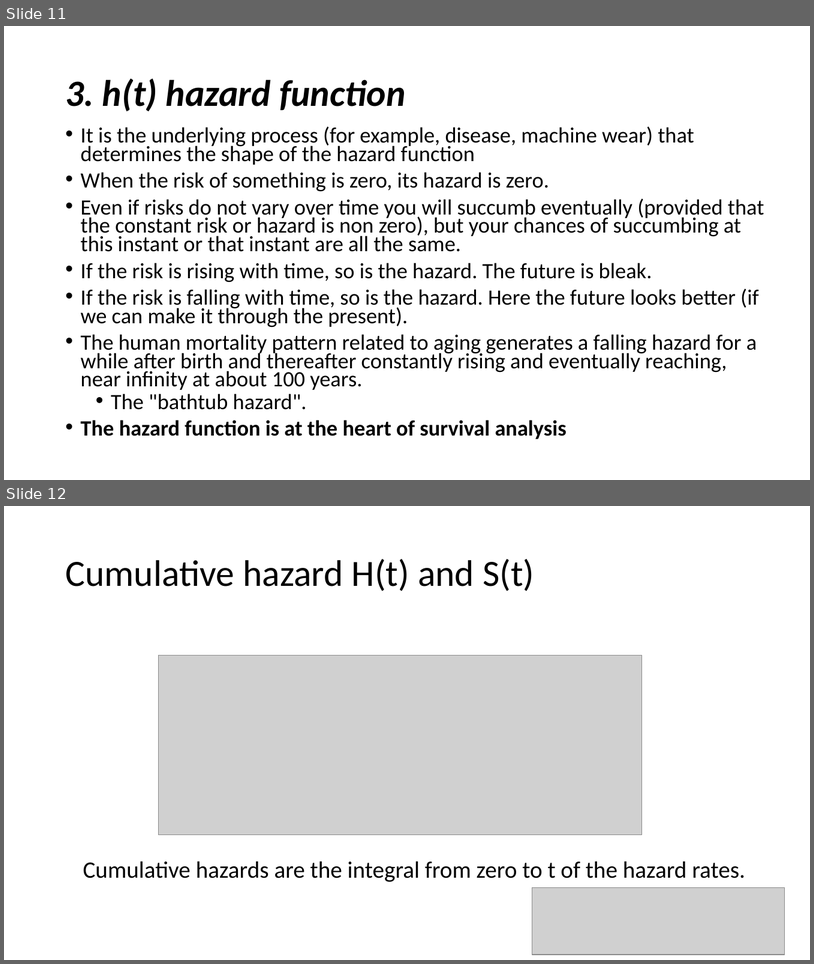
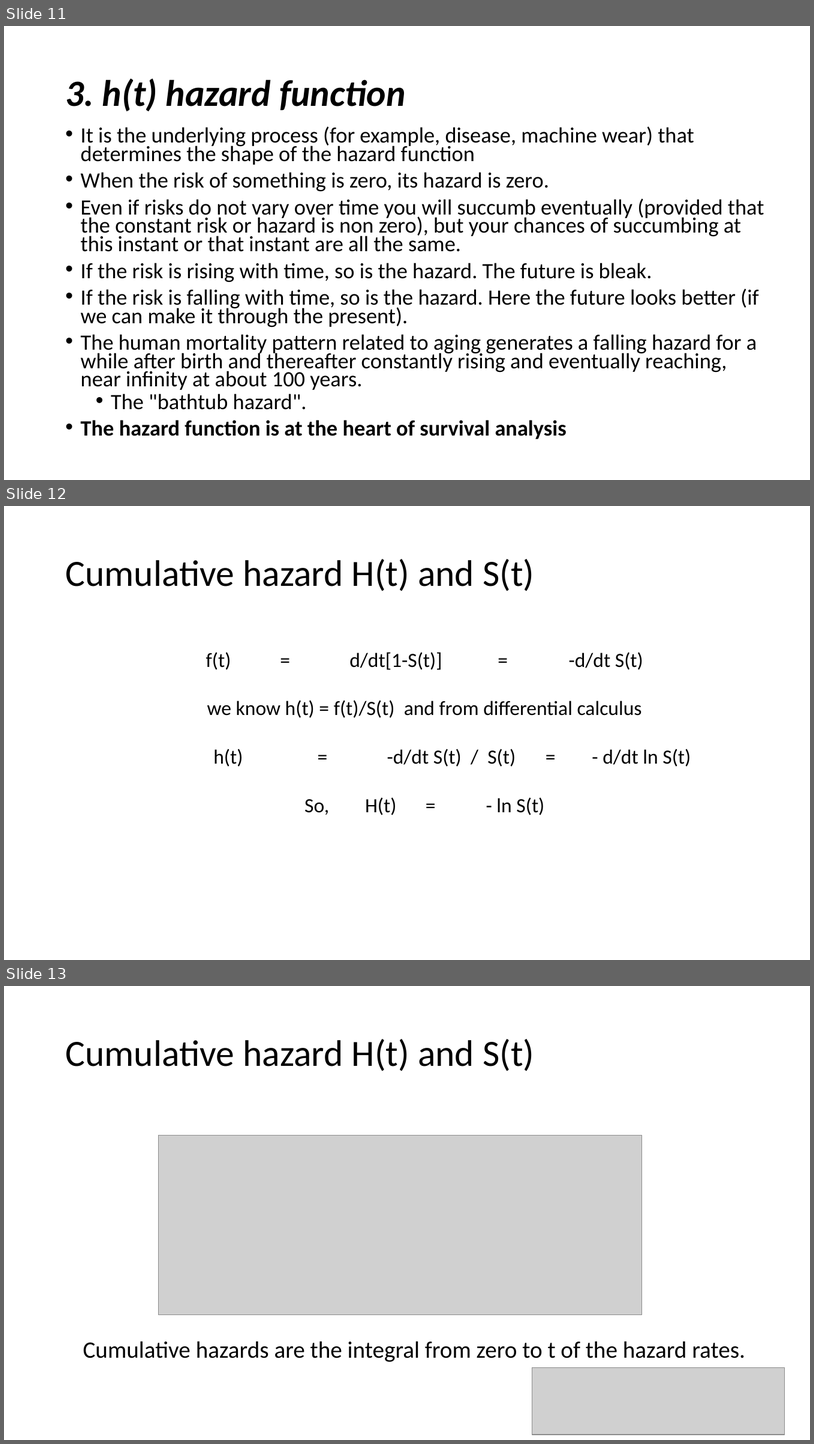
Before and after one commit to eamonn2014/survival-presentation, a slide deck: Survival Presentation April 2021.odp. Shown one above the other, each under a label of ours: slides 11 and 12 before the commit, slides 11, 12 and 13 after it. The pictures are 814x964 and 814x1444 pixels, drawn with LibreOffice and Linux fonts; fonts in the diff are those of the drawing; grey boxes stand for pictures. Boxes give left, top, right and bottom in pixels: in the first picture for what was removed or moved away, otherwise in the second. Text is boxed around its words. In the diff, an @@ line names an element or a change of style, - is before the commit and + after.

```diff
--- a/Survival Presentation April 2021.odp
+++ b/Survival Presentation April 2021.odp
@@ slide 12 added at [4,506,810,960], background #FFFFFF @@
@@ title added at [65,559,534,591], 44 pt, text #000000 @@
+Cumulative hazard H(t) and S(t)
@@ text added at [206,652,691,815], 24 pt, text #000000 @@
+f(t) = d/dt[1-S(t)] = -d/dt S(t)
+we know h(t) = f(t)/S(t) and from differential calculus
+h(t) = -d/dt S(t) / S(t) = - d/dt ln S(t)
+So, H(t) = - ln S(t)
@@ what was slide 12 is now slide 13 @@
```
Also in this commit, not shown: 4 slides changed, 1 other file.
